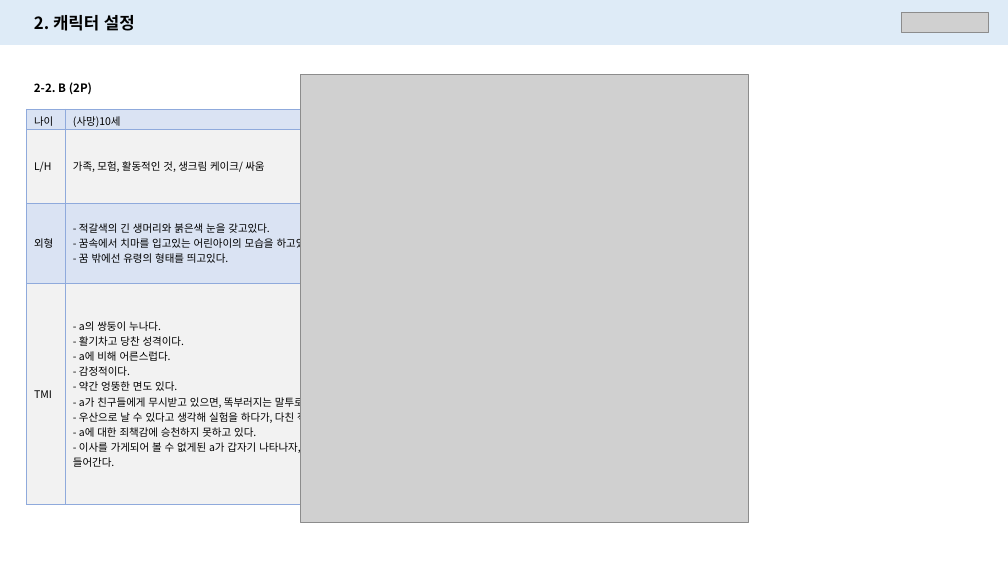
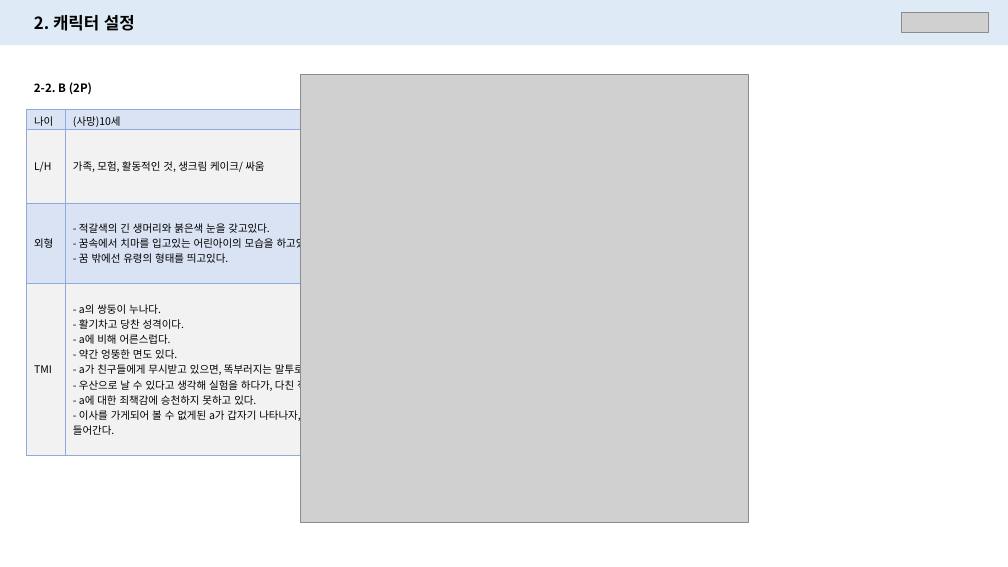
Before and after one commit to PerfectEgg/-Receivers, a slide deck: slide 8 of Doc/Story/캐릭터 설정_v1.02.pptx. Drawn at 1008x567 pixels with LibreOffice and Linux fonts; fonts in the diff are those of the drawing; grey boxes stand for pictures. Boxes give left, top, right and bottom in pixels: in the first picture for what was removed or moved away, otherwise in the second. Text is boxed around its words. In the diff, an @@ line names an element or a change of style, - is before the commit and + after.

```diff
--- a/Doc/Story/캐릭터 설정_v1.02.pptx
+++ b/Doc/Story/캐릭터 설정_v1.02.pptx
@@ table at box(26, 109, 384, 455) @@
-row 4, column 2: - a의 쌍둥이 누나다. / - 활기차고 당찬 성격이다. / - a에 비해 어른스럽다. / - 감정적이다. / - 약간 엉뚱한 면도 있다. / - a가 친구들에게 무시받고 있으면, 똑부러지는 말투로 혼내주었다. / - 우산으로 날 수 있다고 생각해 실험을 하다가, 다친 적이 있다. / - a에 대한 죄책감에 승천하지 못하고 있다. / - 이사를 가게되어 볼 수 없게된 a가 갑자기 나타나자, a를 따라 방에 들어간다.
+row 4, column 2: - a의 쌍둥이 누나다. / - 활기차고 당찬 성격이다. / - a에 비해 어른스럽다. / - 약간 엉뚱한 면도 있다. / - a가 친구들에게 무시받고 있으면, 똑부러지는 말투로 혼내주었다. / - 우산으로 날 수 있다고 생각해 실험을 하다가, 다친 적이 있다. / - a에 대한 죄책감에 승천하지 못하고 있다. / - 이사를 가게되어 볼 수 없게된 a가 갑자기 나타나자, a를 따라 방에 들어간다.
```
Also in this commit, not shown: 5 other slides changed, 6 slides added.
